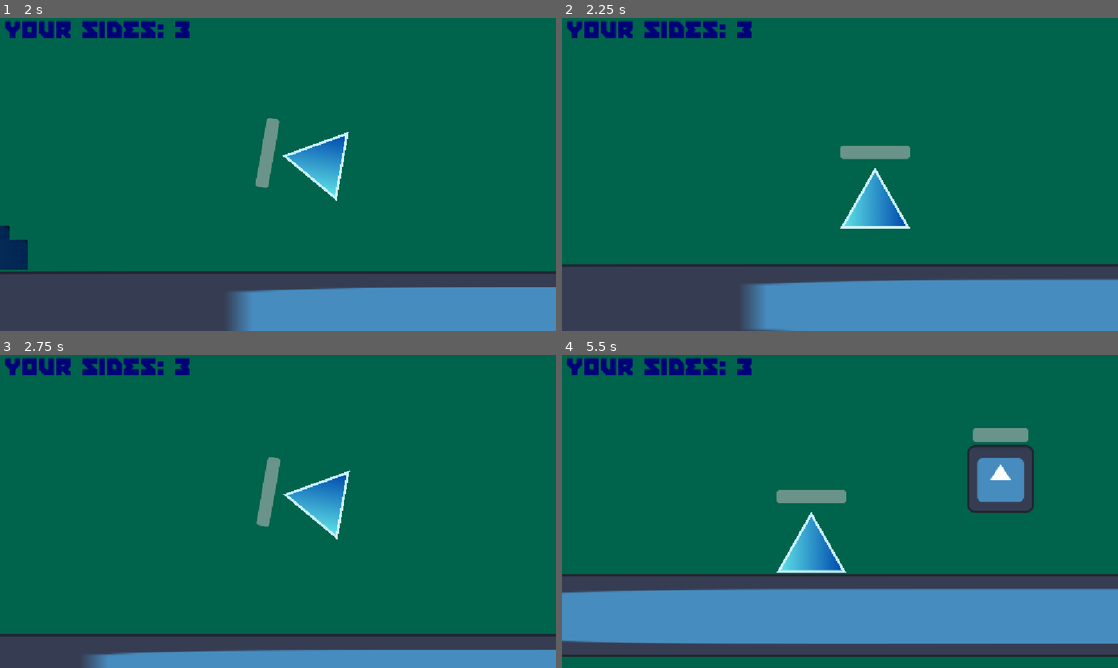
Above: before the commit, frames 1-4 (two rows, left to right).
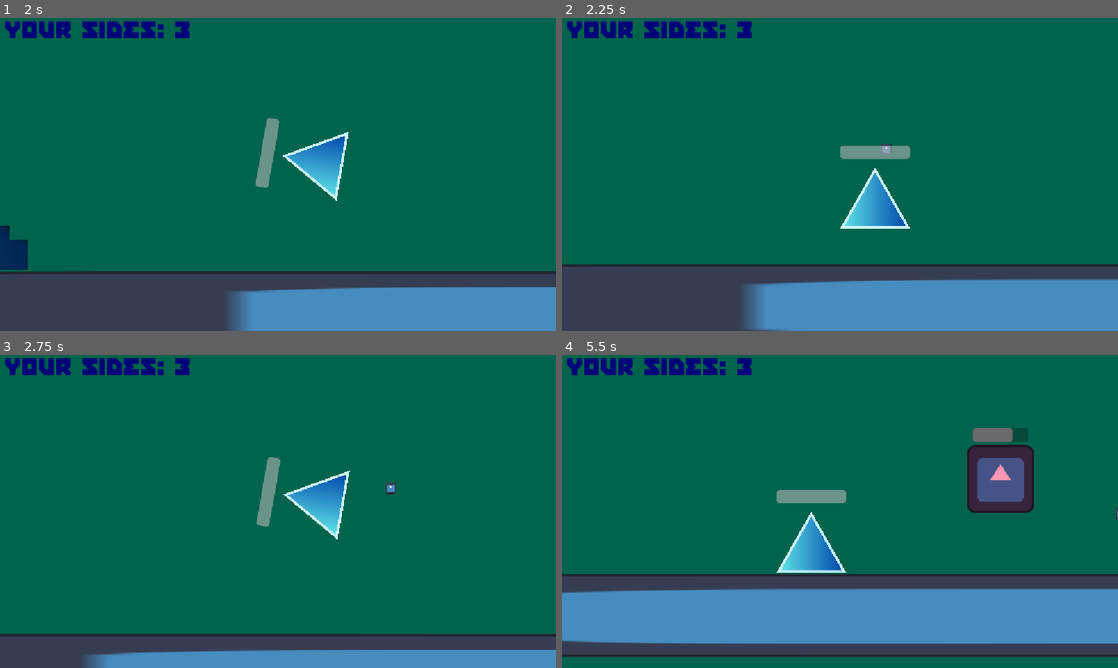
Above: after the commit, the same moments.

Repository: Eldragon126/Shapes
Game: Godot game, scene res://nodes/title_screen.tscn
Same seed, same stepped clock (60 frames per second), same inputs: the game is played once before the commit and once after it. The engine's default icon, where the game draws it, is replaced by a stand-in: a white triangle on a blue panel in a dark square. Sound files missing from this copy of the repository are replaced by a short silence.
Inputs (mouse positions are in pixels of both pictures, inside the frame that each line leads up to):
- Up to frame 1 (2 s): click "Start" at 0.5 s; move the mouse to (400, 158) at 1.27 s; hold Right (ui_right) from 1.28 s (still down); tap Shift (ability_activate) at 1.35 s; tap Space (jump) at 1.52 s
- Up to frame 2 (2.25 s): keep holding Right (ui_right); move the mouse to (728, 190) at 2.02 s; click (728, 190) at 2.1 s
- Up to frame 3 (2.75 s): keep holding Right (ui_right); tap Space (jump) at 2.27 s
- Up to frame 4 (5.5 s): move the mouse to (895, 442) at 2.77 s; release Right (ui_right) at 2.78 s; hold Left (ui_left) 2.78-3.53 s; tap E (interact_button) at 2.85, 5.1 s; move the mouse to (812, 574) at 3.52 s; hold Right (ui_right) 3.53-5.03 s; tap Shift (ability_activate) at 3.6 s; tap Space (jump) at 3.77, 4.52, 5.27 s; move the mouse to (1006, 558) at 4.27 s; click (1006, 558) at 4.35 s; move the mouse to (673, 464) at 5.02 s; hold Left (ui_left) from 5.03 s (still down)

Frame 1 is identical in both runs. In frame 2, less than 0.1% of the frame differs, in the area x 57-60%, y 40-44%; in frame 3, less than 0.1%; in frame 4, 2.7%, in the area x 73-100%, y 23-53%.

Commit message:
it works I guess

Diff:
--- a/nodes/debug_scene.tscn
+++ b/nodes/debug_scene.tscn
@@ -1,15 +1,17 @@
-[gd_scene load_steps=7 format=3 uid="uid://ky3pen28m07e"]
+[gd_scene load_steps=8 format=3 uid="uid://gampxe8c8u14"]
 
 [ext_resource type="PackedScene" uid="uid://c46pjj1kuownp" path="res://nodes/transformation_tomb.tscn" id="1_5qlkd"]
+[ext_resource type="Script" uid="uid://brbxev1anibql" path="res://scripts/map.gd" id="1_wpvxr"]
 [ext_resource type="Texture2D" uid="uid://js4tpq8uy8bp" path="res://icon.svg" id="2_137k3"]
 [ext_resource type="PackedScene" uid="uid://hfedesmkpl6q" path="res://nodes/player.tscn" id="3_137k3"]
-[ext_resource type="PackedScene" uid="uid://cut8uhqnbh0o4" path="res://nodes/physical_shop.tscn" id="4_wpvxr"]
+[ext_resource type="PackedScene" path="res://nodes/physical_shop.tscn" id="4_wpvxr"]
 [ext_resource type="PackedScene" uid="uid://dtkld6sdexyiu" path="res://nodes/enemy_triangle.tscn" id="6_d13pl"]
 
 [sub_resource type="RectangleShape2D" id="RectangleShape2D_wkvbf"]
 size = Vector2(7382, 112)
 
 [node name="DebugScene" type="Node2D"]
+script = ExtResource("1_wpvxr")
 
 [node name="TransformationTomb" parent="." instance=ExtResource("1_5qlkd")]
 position = Vector2(460, -229)
